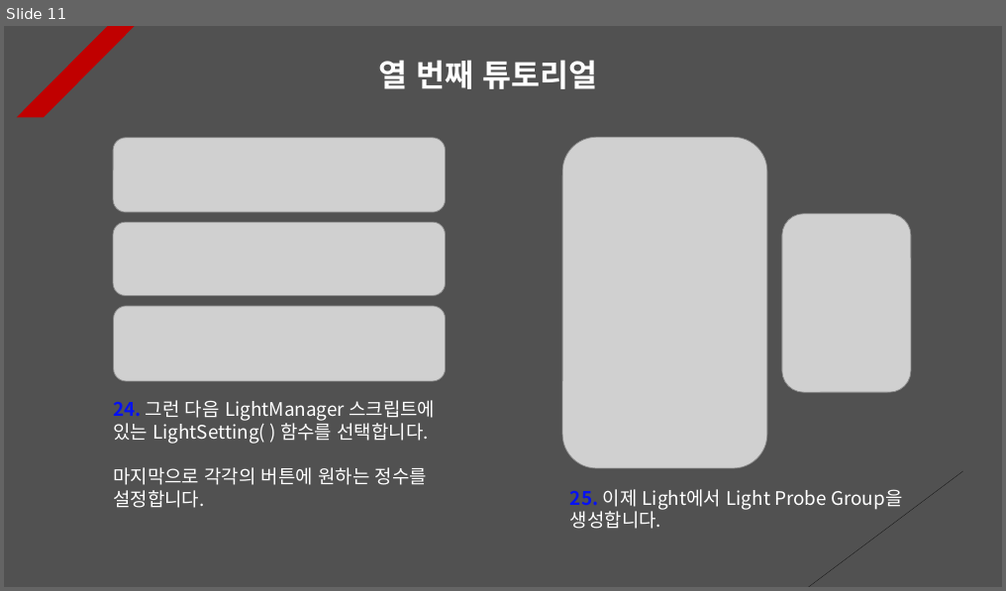
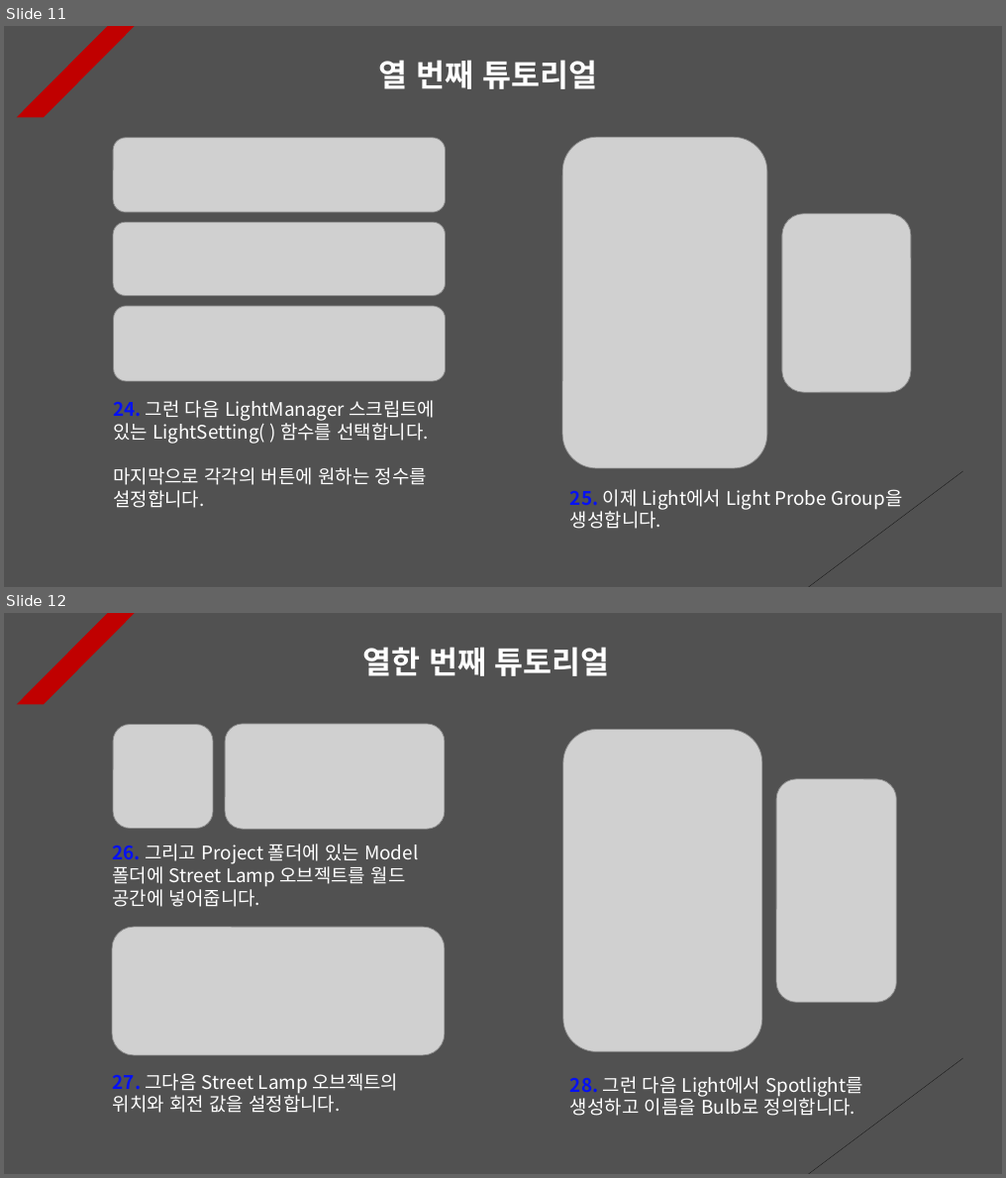
Before and after one commit to Unity2033/3D-UnityEngine, a slide deck: Assets/Class/Light/PPT Data/Light Example.pptx. Shown one above the other, each under a label of ours: slide 11 before the commit, slides 11 and 12 after it. The pictures are 1006x591 and 1006x1178 pixels, drawn with LibreOffice and Linux fonts; fonts in the diff are those of the drawing; grey boxes stand for pictures. Boxes give left, top, right and bottom in pixels: in the first picture for what was removed or moved away, otherwise in the second. Text is boxed around its words. In the diff, an @@ line names an element or a change of style, - is before the commit and + after.

```diff
--- a/Assets/Class/Light/PPT Data/Light Example.pptx
+++ b/Assets/Class/Light/PPT Data/Light Example.pptx
@@ slide 12 added at [4,613,1002,1174], background #515151; not listed: 2 template elements that a slide beside it also shows @@
@@ text added at [362,647,610,676], 30 pt, text #FFFFFF, bold @@
+열한 번째 튜토리얼
@@ picture added at [113,725,213,829] @@
@@ picture added at [225,724,445,829] @@
@@ picture added at [563,729,762,1052] @@
@@ picture added at [776,779,896,1002] @@
@@ text added at [113,844,418,907], 18 pt, text #FFFFFF @@
+26. 그리고 Project 폴더에 있는 Model 폴더에 Street Lamp 오브젝트를 월드 공간에 넣어줍니다.
@@ picture added at [112,928,445,1057] @@
@@ text added at [113,1073,398,1113], 18 pt, text #FFFFFF @@
+27. 그다음 Street Lamp 오브젝트의 위치와 회전 값을 설정합니다.
@@ text added at [570,1076,863,1116], 18 pt, text #FFFFFF @@
+28. 그런 다음 Light에서 Spotlight를 생성하고 이름을 Bulb로 정의합니다.
```
Also in this commit, not shown: 2 other slides added, 23 other files.
